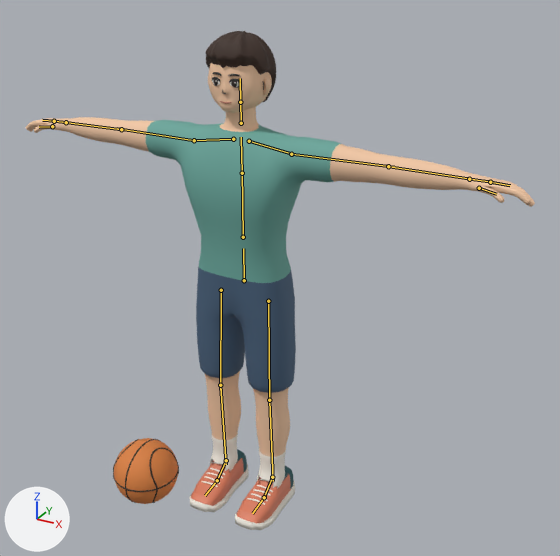
A saved change to the glTF model 籃球遊戲/public/models/athlete_game.glb.
One viewpoint serves both versions: a camera (50 mm lens) standing at (1.274, -2.063, 1.962) and looking at (0.122, 0.03, 0.915). Lighting does not change. The marker at lower left points along +X, +Y and +Z. The picture after the commit comes second. The bones that bend it are drawn over the model as lines.

Names of what the first picture shows: 'Athlete', 'Ball'.
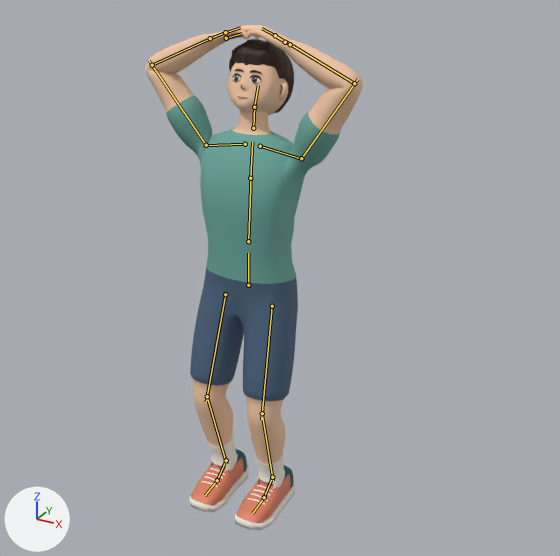
The newer file adds an action. The first version stands in its rest pose; the second is drawn at frame 23 of the action 'Frustrated'.

Pixel boxes (x1, y1, x2, y2) of what changed, in the pictures (560 x 556 px):
'Athlete', posed (57% narrower)
    before: (26, 31, 535, 530)
    after: (145, 25, 363, 530)
'Ball', posed (not visible afterwards)
    before: (113, 438, 179, 504)
bone 'hips', root to tip
    before: (244, 280) to (243, 248)
    after: (248, 285) to (248, 253)
bone 'spine', root to tip
    before: (243, 237) to (242, 169)
    after: (248, 241) to (251, 174)
bone 'chest', root to tip
    before: (242, 173) to (241, 137)
    after: (250, 178) to (252, 142)
bone 'head', root to tip
    before: (240, 102) to (240, 78)
    after: (254, 107) to (258, 85)
bone 'upper_arm.L', root to tip
    before: (291, 154) to (394, 167)
    after: (301, 158) to (358, 79)
bone 'forearm.L', root to tip
    before: (388, 166) to (474, 179)
    after: (354, 83) to (286, 42)
bone 'hand.L', root to tip
    before: (469, 179) to (489, 181)
    after: (290, 44) to (276, 36)
bone 'upper_arm.R', root to tip
    before: (194, 140) to (117, 128)
    after: (206, 145) to (149, 60)
bone 'forearm.R', root to tip
    before: (121, 129) to (63, 122)
    after: (152, 65) to (213, 37)
bone 'hand.R', root to tip
    before: (66, 122) to (55, 121)
    after: (210, 38) to (224, 33)
bone 'thigh.L', root to tip
    before: (268, 301) to (269, 405)
    after: (272, 306) to (261, 419)
bone 'shin.L', root to tip
    before: (269, 400) to (273, 481)
    after: (262, 413) to (273, 480)
bone 'thigh.R', root to tip
    before: (221, 290) to (220, 390)
    after: (225, 294) to (206, 402)
bone 'shin.R', root to tip
    before: (220, 385) to (226, 464)
    after: (207, 396) to (226, 464)

The edits, one by one:
Bone 'hips' (bone_hips) moves from (0.0, 0.0, 0.0) to (0.0, -0.03, -0.03).
Bone 'hips' (bone_hips) turns from (0, 0, 0) to (-2, 0, 0) degrees about its own x, y and z.
Bone 'spine' (bone_spine) turns from (0, 0, 0) to (-3, 0, 0) degrees about its own x, y and z.
Bone 'chest' (bone_chest) turns from (0, 0, 0) to (-3, 0, 0) degrees about its own x, y and z.
Bone 'head' (bone_head) turns from (0, 0, 0) to (-15, 0, 0) degrees about its own x, y and z.
Bone 'upper_arm.L' (bone_upper_arm_l) turns from (0, 0, 0) to (101, -37, -128) degrees about its own x, y and z.
Bone 'forearm.L' (bone_forearm_l) turns from (0, 0, 0) to (-40, -41, -71) degrees about its own x, y and z.
Bone 'hand.L' (bone_hand_l) turns from (0, 0, 0) to (0, -45, -5) degrees about its own x, y and z.
Bone 'upper_arm.R' (bone_upper_arm_r) turns from (0, 0, 0) to (101, 37, 128) degrees about its own x, y and z.
Bone 'forearm.R' (bone_forearm_r) turns from (0, 0, 0) to (-40, 41, 71) degrees about its own x, y and z.
Bone 'hand.R' (bone_hand_r) turns from (0, 0, 0) to (0, 45, 5) degrees about its own x, y and z.
Bone 'thigh.L' (bone_thigh_l) turns from (0, 0, 0) to (-13, 0, -2) degrees about its own x, y and z.
Bone 'shin.L' (bone_shin_l) turns from (0, 0, 0) to (27, -1, 3) degrees about its own x, y and z.
Bone 'foot.L' (bone_foot_l) turns from (0, 0, 0) to (-12, 1, -1) degrees about its own x, y and z.
Bone 'thigh.R' (bone_thigh_r) turns from (0, 0, 0) to (-13, 0, 2) degrees about its own x, y and z.
Bone 'shin.R' (bone_shin_r) turns from (0, 0, 0) to (27, 1, -3) degrees about its own x, y and z.
Bone 'foot.R' (bone_foot_r) turns from (0, 0, 0) to (-12, -1, 1) degrees about its own x, y and z.
